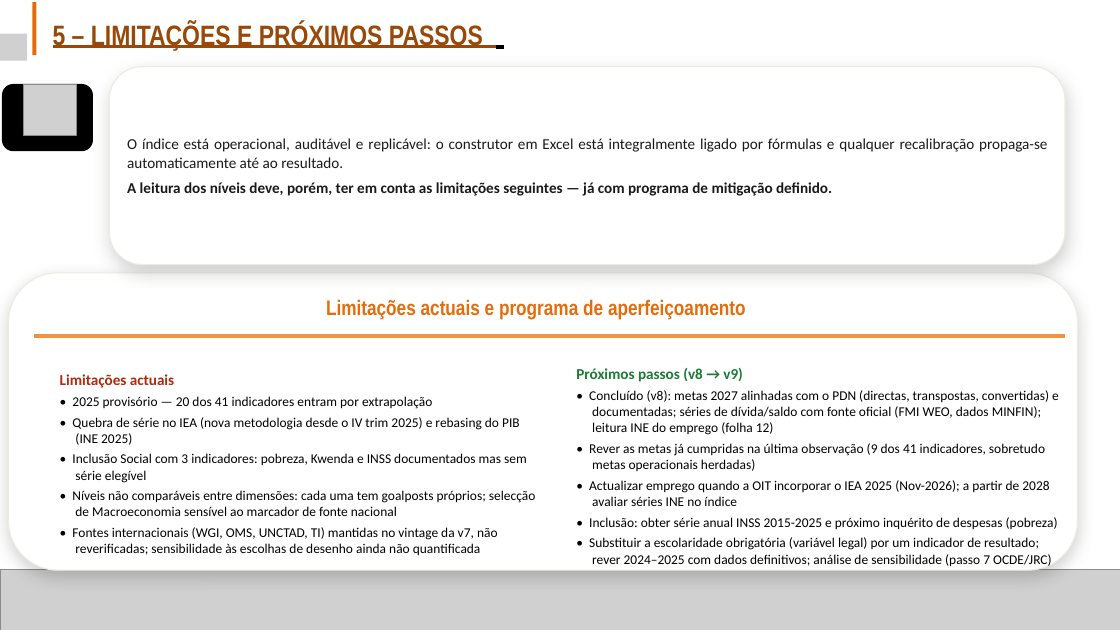
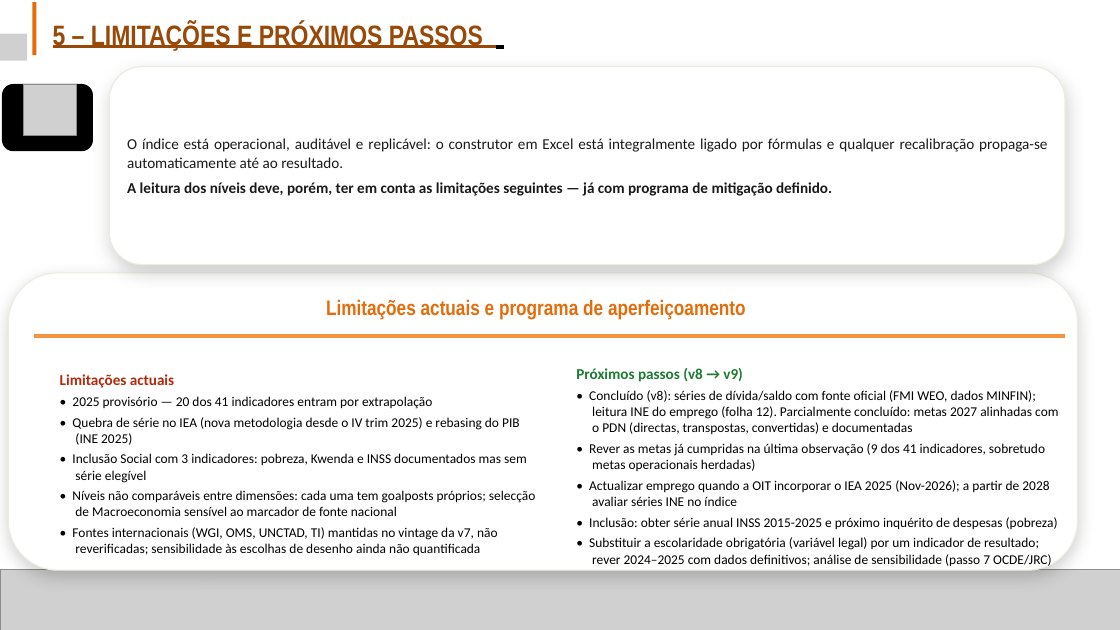
Before and after one commit to DMSILVA87/bda-indice, a slide deck: slide 16 of Versão Final/Finalíssima/files/IGDA_Evolucao_CEX_v10.pptx. Drawn at 1120x630 pixels with LibreOffice and Linux fonts; fonts in the diff are those of the drawing; grey boxes stand for pictures. Boxes give left, top, right and bottom in pixels: in the first picture for what was removed or moved away, otherwise in the second. Text is boxed around its words. In the diff, an @@ line names an element or a change of style, - is before the commit and + after.

```diff
--- a/Versão Final/Finalíssima/files/IGDA_Evolucao_CEX_v10.pptx
+++ b/Versão Final/Finalíssima/files/IGDA_Evolucao_CEX_v10.pptx
@@ text at (x1=589, y1=390, x2=1058, y2=434): text changed @@
-• Concluído (v8): metas 2027 alinhadas com o PDN (directas, transpostas, convertidas) e documentadas; séries de dívida/saldo com fonte oficial (FMI WEO, dados MINFIN); leitura INE do emprego (folha 12)
+• Concluído (v8): séries de dívida/saldo com fonte oficial (FMI WEO, dados MINFIN); leitura INE do emprego (folha 12). Parcialmente concluído: metas 2027 alinhadas com o PDN (directas, transpostas, convertidas) e documentadas
```
Also in this commit, not shown: 2 other slides changed, 15 other files.
